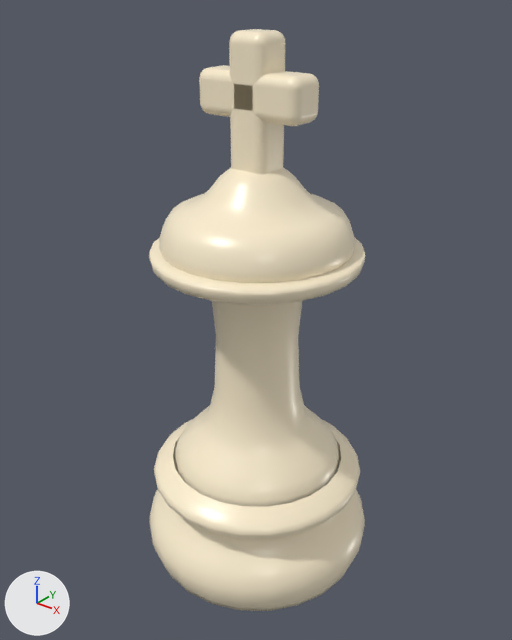
The glTF model public/models/king.glb: old version first, new version second.
The view is the same before and after, from a camera (50 mm lens) standing at (1.039, -1.303, 1.532) and looking at (-0.006, 0.002, 0.722). Arrows for +X, +Y and +Z are at lower left; the lights stay in place. The first picture is the older version. Where no turn or scale is listed for an object, it has been applied to the vertices. Vertices at exactly the same position are counted once.

Objects in the first picture: 'king-ivory-porcelain'.
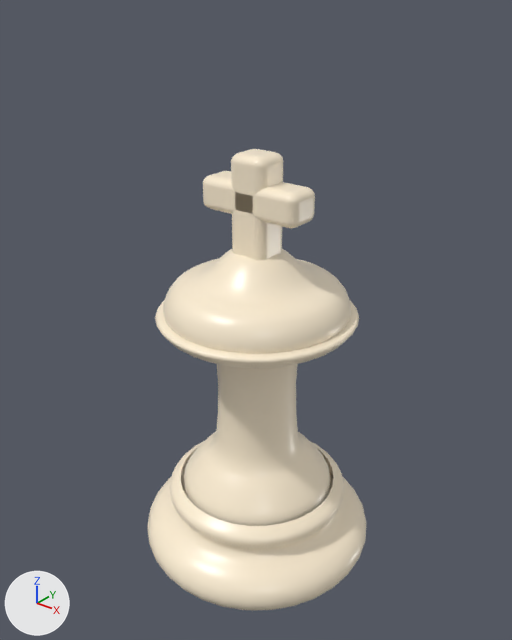
Pixel boxes (x1, y1, x2, y2) of what changed, in the pictures (512 x 640 px; the box of a moved part takes in the faces that stretch with it):
'king-ivory-porcelain', reshaped (21% shorter)
    before: (149, 29, 365, 611)
    after: (147, 149, 366, 610)
part 1 of me_mesh_0, moved or reshaped
    before: (229, 29, 285, 174)
    after: (231, 149, 283, 260)
part 2 of me_mesh_0, moved or reshaped
    before: (199, 65, 319, 126)
    after: (203, 171, 315, 228)
part 3 of me_mesh_0, rebuilt (11% shorter)
    before: (149, 420, 365, 611)
    after: (147, 441, 366, 610)
part 4 of me_mesh_0, rebuilt (16% shorter)
    before: (149, 238, 365, 507)
    after: (155, 300, 359, 526)
part 5 of me_mesh_0, added
    after: (163, 249, 351, 354)
part 6 of me_mesh_0, deleted (beige)
    before: (159, 167, 355, 283)

Patch to the scene script:
```diff
--- a/public/models/king.glb.py
+++ b/public/models/king.glb.py
@@ me_mesh_0 @@
 # used by ob_king_ivory_porcelain; location = (0.0, 0.0, 0.0)
-me_mesh_0.from_pydata(...)  # 1967 vertices, 3672 faces; spans x -0.32..0.32, y -0.32..0.32, z -0.002..1.425
+me_mesh_0.from_pydata(...)  # 3364 vertices, 6360 faces; spans x -0.327..0.327, y -0.327..0.327, z 0.0..1.16
+# me_mesh_0 part 1: the loose piece of 296 vertices spanning x -0.052..0.052, y -0.05..0.05, z 1.075..1.425 is scaled about its middle by (1, 1, 0.817), then moved by (0.0, 0.0, -0.233)
+# me_mesh_0 part 2: the loose piece of 296 vertices spanning x -0.145..0.145, y -0.05..0.05, z 1.237..1.342 is scaled about its middle by (1, 1, 0.817), then moved by (0.0, 0.0, -0.24)
+# me_mesh_0 part 3: the loose piece of 525 vertices spanning x -0.32..0.32, y -0.32..0.32, z -0.002..0.31 is rebuilt with 1122 vertices and now spans x -0.327..0.327, y -0.327..0.327, z 0.0..0.23
+# me_mesh_0 part 4: the loose piece of 475 vertices spanning x -0.267..0.267, y -0.267..0.267, z 0.26..0.931 is rebuilt with 924 vertices and now spans x -0.263..0.263, y -0.263..0.263, z 0.188..0.757
+# me_mesh_0 part 5: a new loose piece of 726 vertices spanning x -0.241..0.241, y -0.241..0.241, z 0.737..0.919, in mat_ivory_porcelain (beige #fff0d5)
+# me_mesh_0 part 6: 375 vertices removed from x -0.241..0.241, y -0.241..0.241, z 0.908..1.13
 me_mesh_0.materials.append(mat_ivory_porcelain)
```
